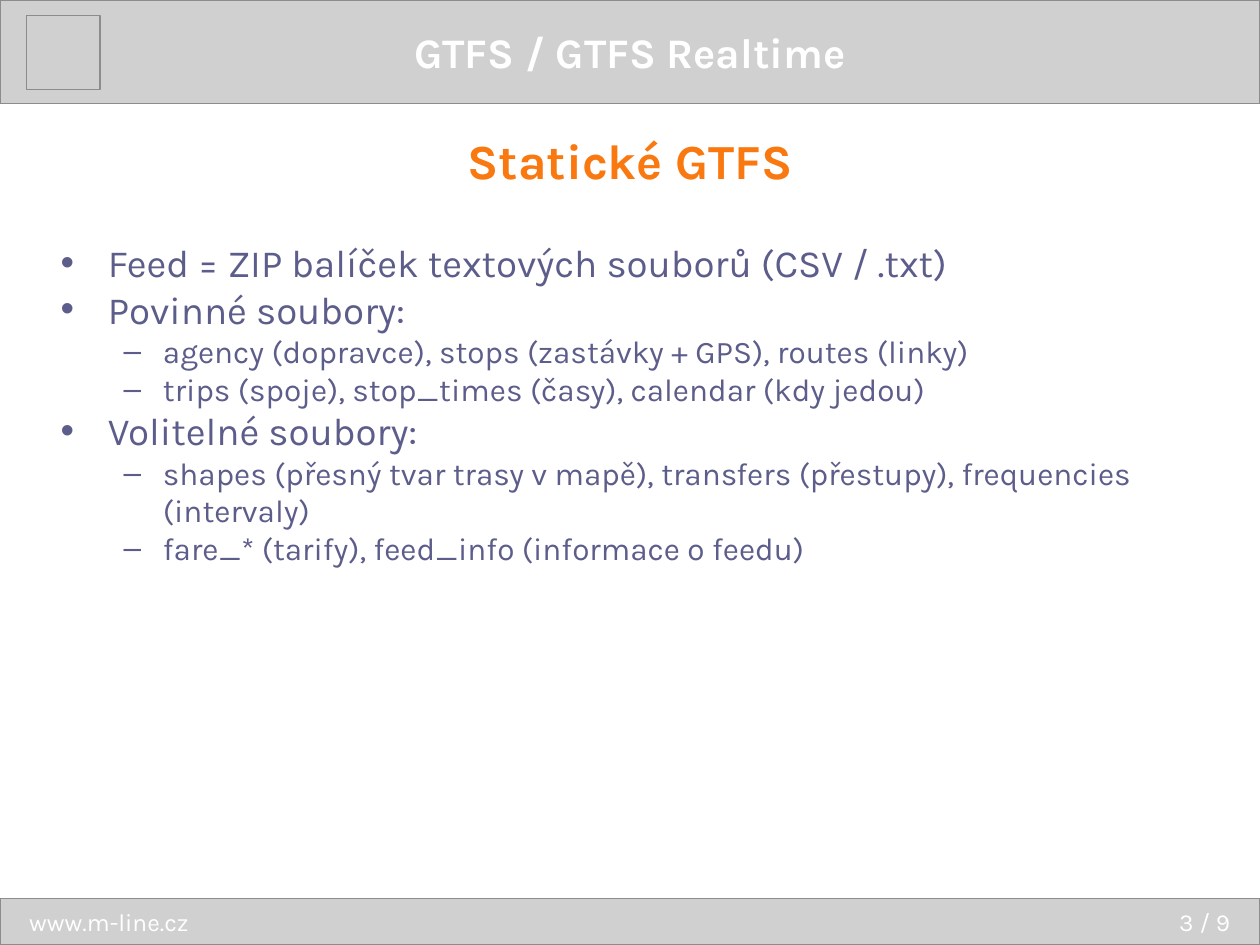
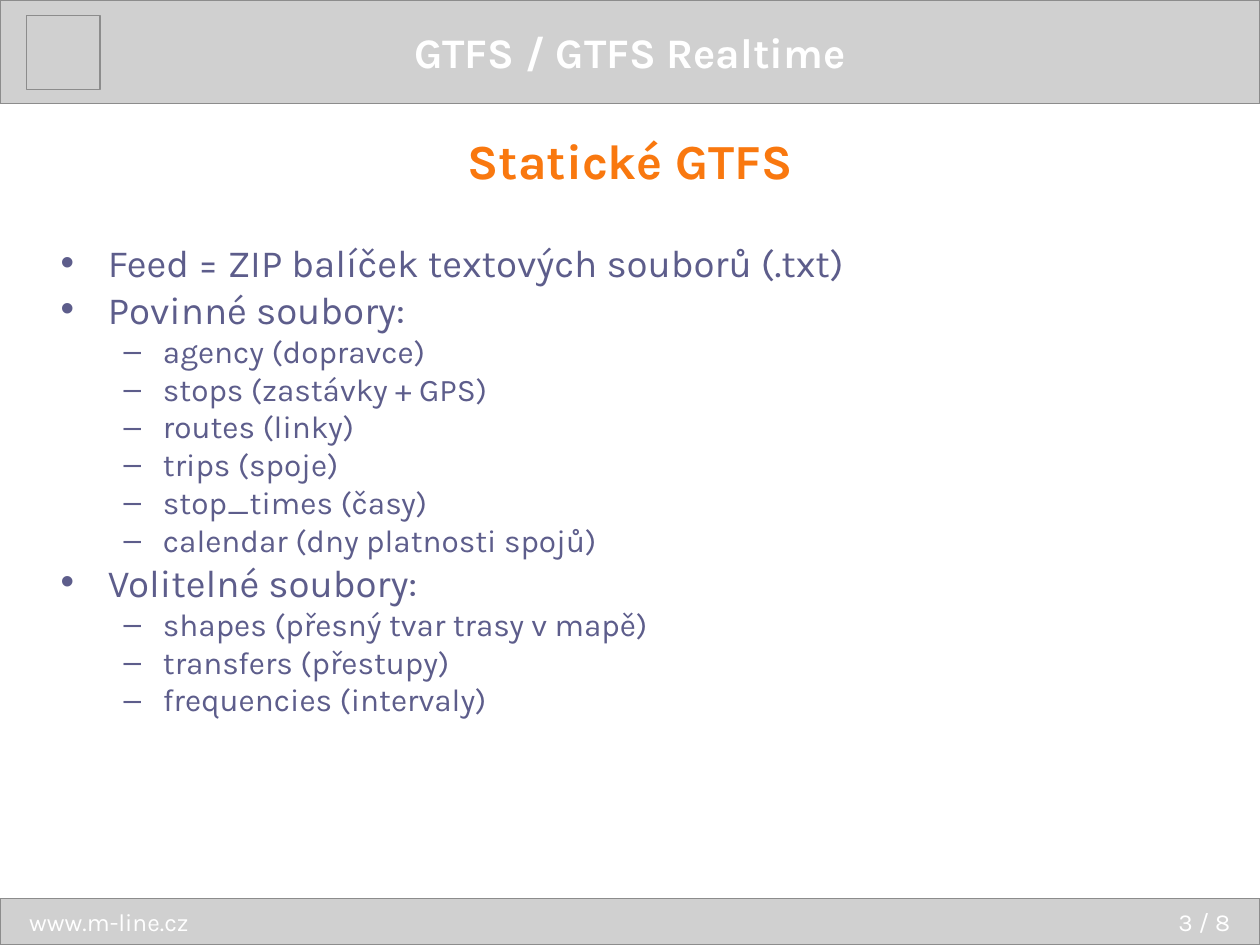
Before and after one commit to dracekmartin/EDISON2-projekt, a slide deck: slide 3 of ServiceGtfsRt/prezentace/prezentace_v5.pptx. Drawn at 1260x945 pixels with LibreOffice and Linux fonts; fonts in the diff are those of the drawing; grey boxes stand for pictures. Boxes give left, top, right and bottom in pixels: in the first picture for what was removed or moved away, otherwise in the second. Text is boxed around its words. In the diff, an @@ line names an element or a change of style, - is before the commit and + after.

```diff
--- a/ServiceGtfsRt/prezentace/prezentace_v5.pptx
+++ b/ServiceGtfsRt/prezentace/prezentace_v5.pptx
@@ text at (x1=108, y1=247, x2=844, y2=287): text changed @@
-• Feed = ZIP balíček textových souborů (CSV / .txt)
+• Feed = ZIP balíček textových souborů (.txt)
@@ text at (x1=163, y1=340, x2=596, y2=560): text changed @@
-– agency (dopravce), stops (zastávky + GPS), routes (linky)
-– trips (spoje), stop_times (časy), calendar (kdy jedou)
+– agency (dopravce)
+– stops (zastávky + GPS)
+– routes (linky)
+– trips (spoje)
+– stop_times (časy)
+– calendar (dny platnosti spojů)
@@ text at (x1=163, y1=612, x2=648, y2=719): text changed @@
-– shapes (přesný tvar trasy v mapě), transfers (přestupy), frequencies (intervaly)
-– fare_* (tarify), feed_info (informace o feedu)
+– shapes (přesný tvar trasy v mapě)
+– transfers (přestupy)
+– frequencies (intervaly)
```
Also in this commit, not shown: 5 other slides changed, 1 other file.
